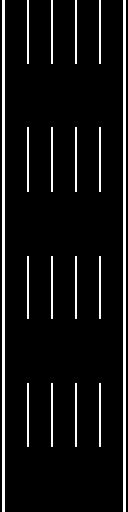
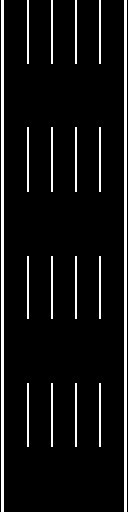
Comparing the layer stacks of the two 128 x 512 images. Changes:
removed layer "Pasted Layer" over (1, 0, 127, 512)
painted on "Background" over (1, 0, 127, 512)
